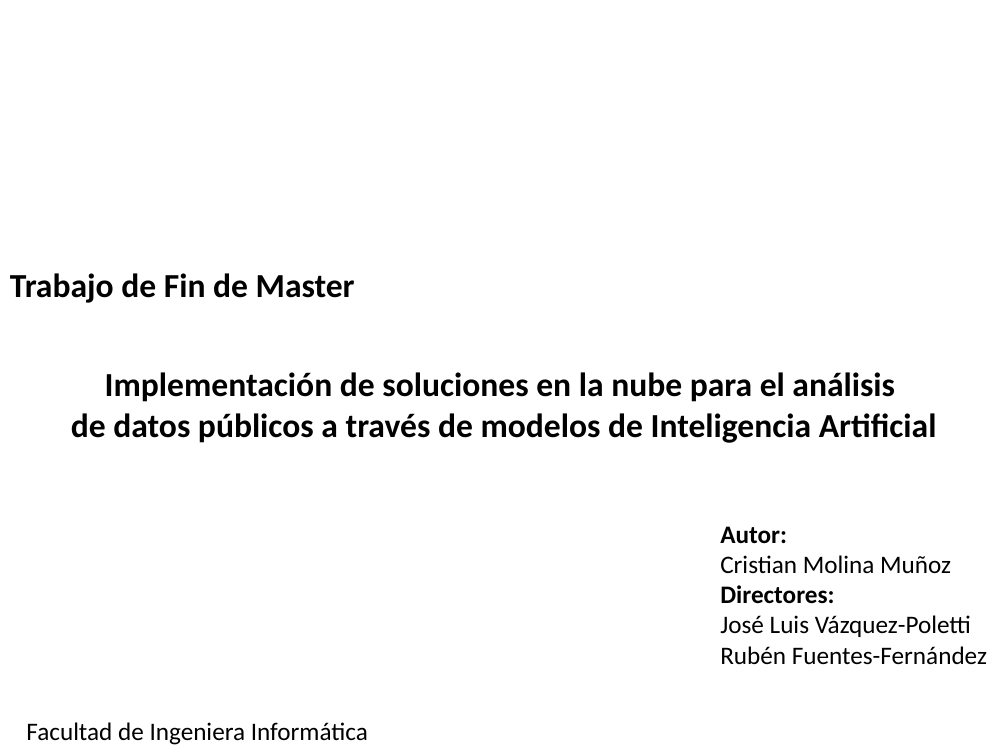
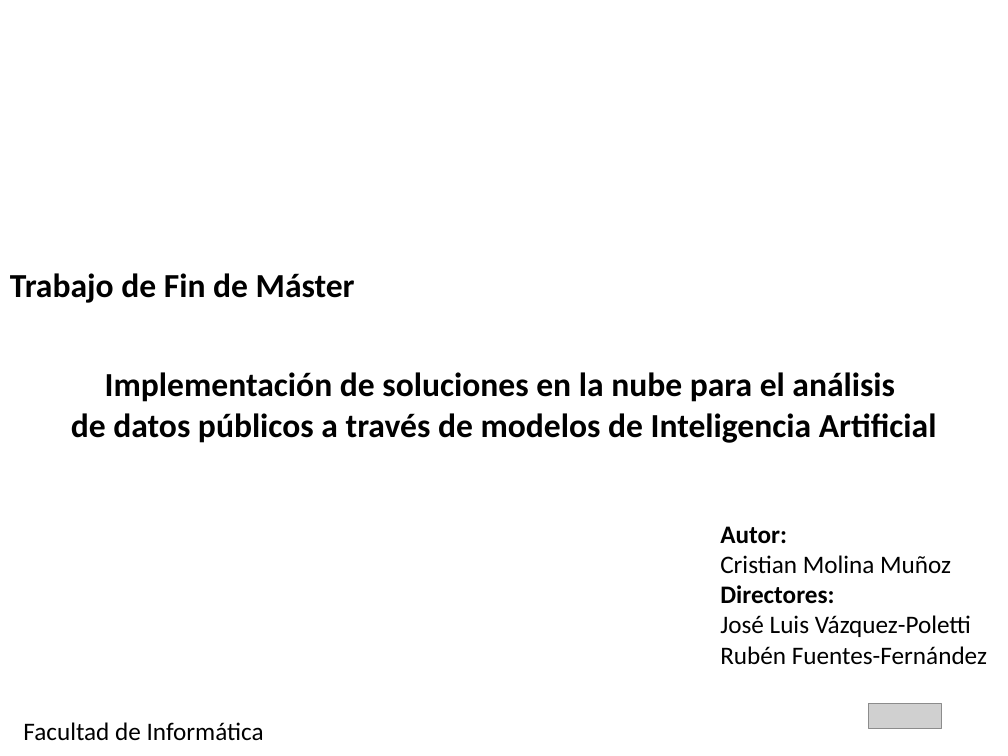
Before and after one commit to crismo04/TFM-cloud-soliutions-to-public-data, a slide deck: slide 1 of master's thesis/TFM_MII_Cloud_AI_PublicData_MolinaCristian_2026.pptx. Drawn at 1008x756 pixels with LibreOffice and Linux fonts; fonts in the diff are those of the drawing; grey boxes stand for pictures; background and template pictures are left out. Boxes give left, top, right and bottom in pixels: in the first picture for what was removed or moved away, otherwise in the second. Text is boxed around its words. In the diff, an @@ line names an element or a change of style, - is before the commit and + after.

Commit message:
presentacion v1

```diff
--- a/master's thesis/TFM_MII_Cloud_AI_PublicData_MolinaCristian_2026.pptx
+++ b/master's thesis/TFM_MII_Cloud_AI_PublicData_MolinaCristian_2026.pptx
@@ text at (10, 273, 355, 303): text changed @@
-Trabajo de Fin de Master
+Trabajo de Fin de Máster
@@ picture added at (869, 704, 941, 729) @@
@@ text at (23, 722, 264, 741): text changed @@
-Facultad de Ingeniera Informática
+Facultad de Informática
```
Also in this commit, not shown: 32 slides added, 3 slides removed, 9 other files.
